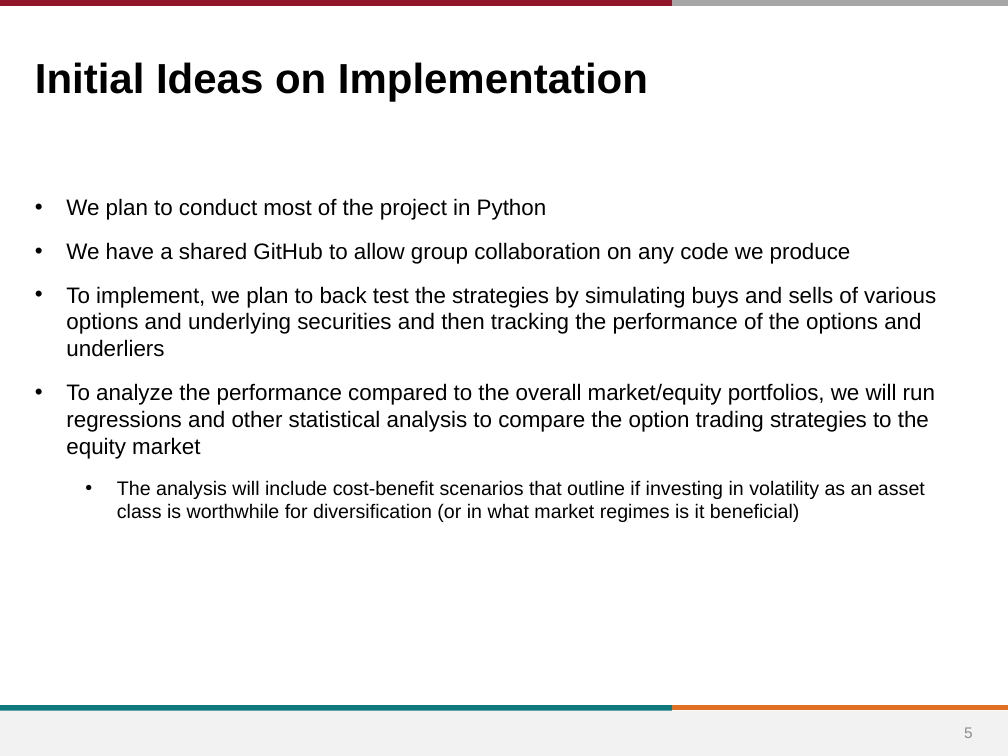
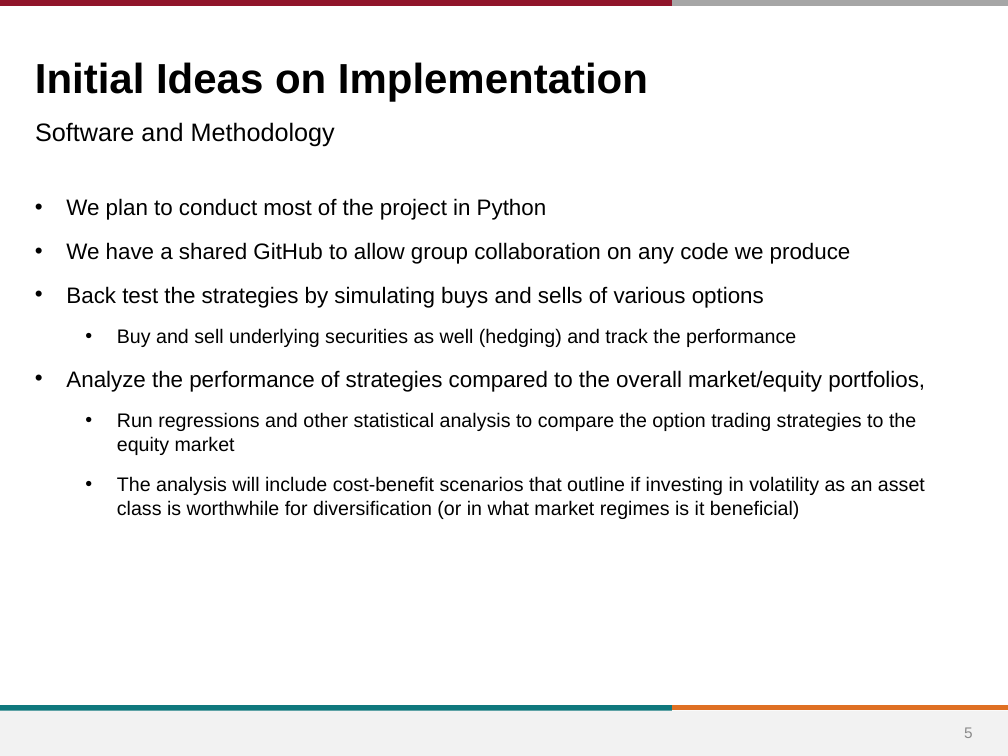
Before and after one commit to greggiordano12/MGT-411, a slide deck: slide 5 of Proposal/Options_Proposal.pptx. Drawn at 1008x756 pixels with LibreOffice and Linux fonts; fonts in the diff are those of the drawing; background and template pictures are left out. Boxes give left, top, right and bottom in pixels: in the first picture for what was removed or moved away, otherwise in the second. Text is boxed around its words. In the diff, an @@ line names an element or a change of style, - is before the commit and + after.

```diff
--- a/Proposal/Options_Proposal.pptx
+++ b/Proposal/Options_Proposal.pptx
@@ text added at (x1=35, y1=122, x2=335, y2=146), 18 pt, text #000000 @@
+Software and Methodology
@@ text at (x1=66, y1=286, x2=925, y2=455): text changed; size 16 to 14 pt @@
-• To implement, we plan to back test the strategies by simulating buys and sells of various options and underlying securities and then tracking the performance of the options and underliers
-• To analyze the performance compared to the overall market/equity portfolios, we will run regressions and other statistical analysis to compare the option trading strategies to the equity market
+• Back test the strategies by simulating buys and sells of various options
+  • Buy and sell underlying securities as well (hedging) and track the performance
+• Analyze the performance of strategies compared to the overall market/equity portfolios,
+  • Run regressions and other statistical analysis to compare the option trading strategies to the equity market
```
Also in this commit, not shown: 6 other slides changed, 2 slides added, 3 slides removed, 9 other files.
